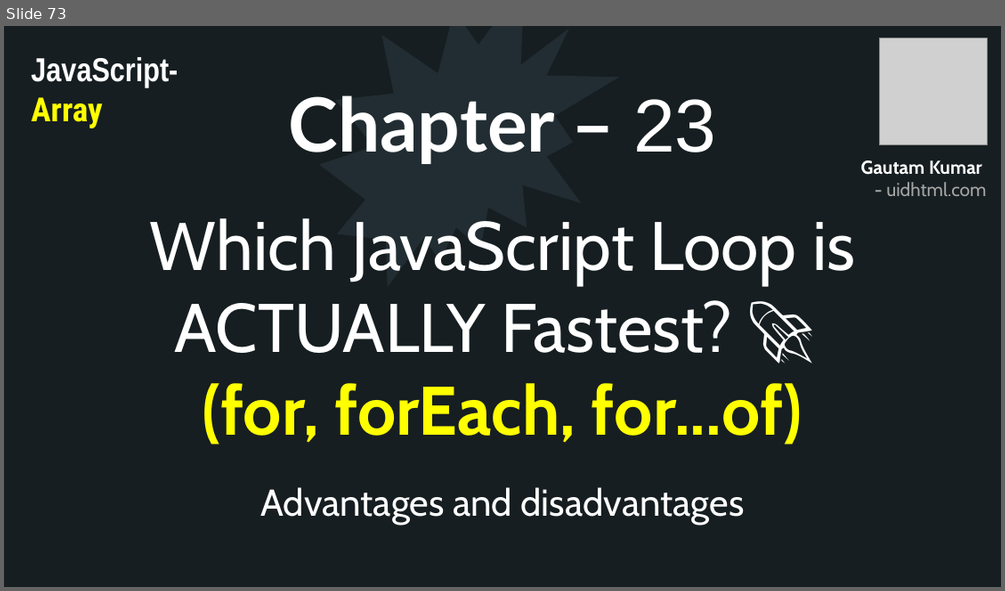
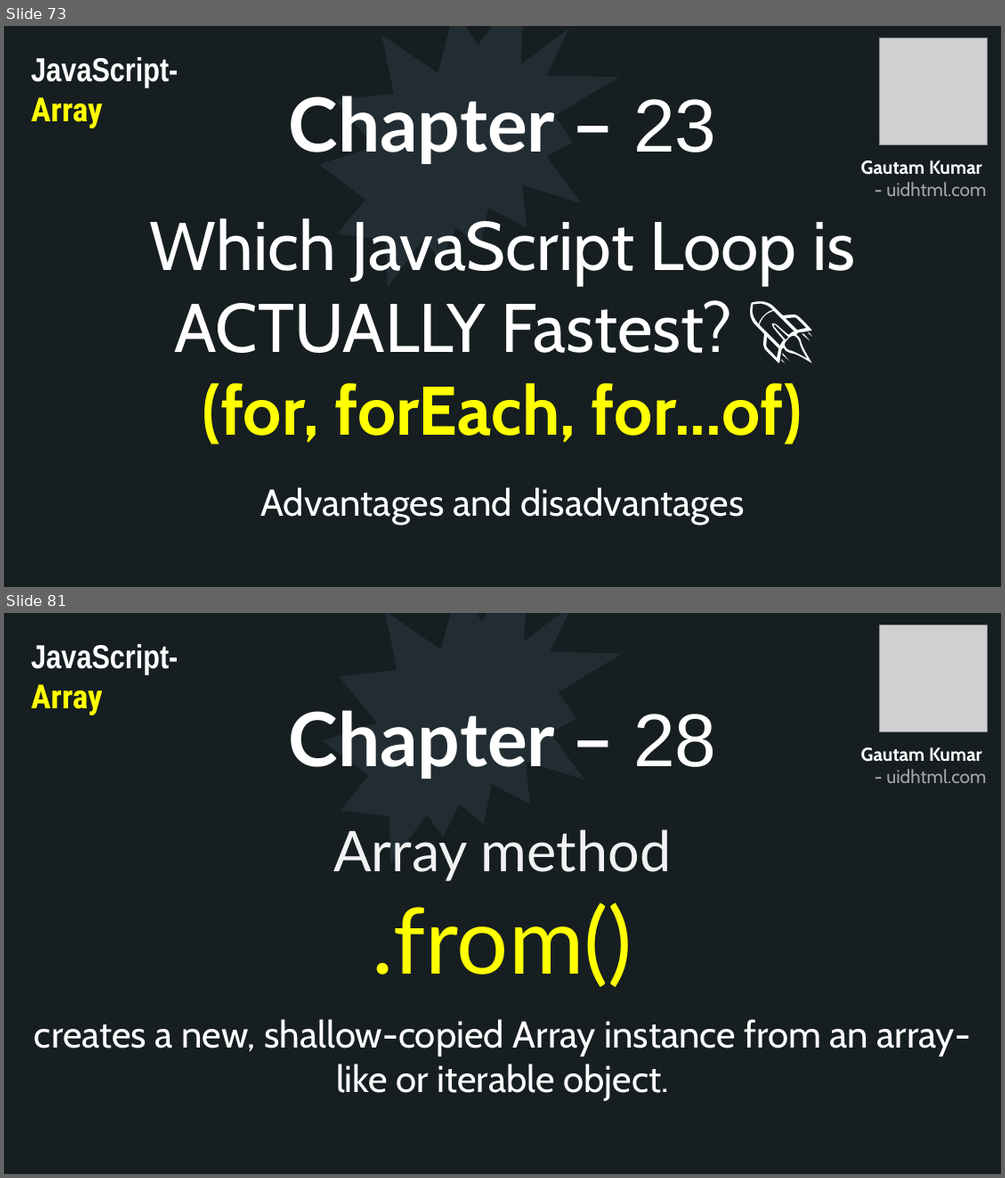
Before and after one commit to uidhtml/javascript-tutorials, a slide deck: Javascript Tutorials.pptx. Shown one above the other, each under a label of ours: slide 73 before the commit, slides 73 and 81 after it; the slides between them are not shown. The pictures are 1005x591 and 1005x1178 pixels, drawn with LibreOffice and Linux fonts; fonts in the diff are those of the drawing; grey boxes stand for pictures. Boxes give left, top, right and bottom in pixels: in the first picture for what was removed or moved away, otherwise in the second. Text is boxed around its words. In the diff, an @@ line names an element or a change of style, - is before the commit and + after.

Commit message:
Added chapter 26

```diff
--- a/Javascript Tutorials.pptx
+++ b/Javascript Tutorials.pptx
@@ slide 81 added at box(4, 613, 1001, 1174), background #2C3C43; not listed: 10 template elements that a slide beside it also shows @@
@@ rectangle added at box(4, 613, 1001, 1174), fill #161E22 @@
@@ irregular seal added at box(323, 613, 623, 863), fill #212D32 @@
@@ picture added at box(880, 625, 987, 732) @@
@@ text added at box(31, 644, 178, 715), 32 pt, text #FFFFFF, bold @@
+JavaScript- Array
@@ title added at box(288, 710, 716, 779), 72 pt, text #FFFFFF, bold @@
+Chapter – 28
@@ text added at box(861, 747, 986, 783), 18 pt, text #A6A6A6, bold @@
+Gautam Kumar
+- uidhtml.com
@@ text added at box(333, 829, 672, 987), 54 pt, text #F2F2F2 @@
+Array method
+.from()
@@ text added at box(34, 1019, 971, 1101), 36 pt, text #FFFFFF @@
+creates a new, shallow-copied Array instance from an array-like or iterable object.
```
Also in this commit, not shown: 6 slides changed, 6 other slides added, 21 other files.
